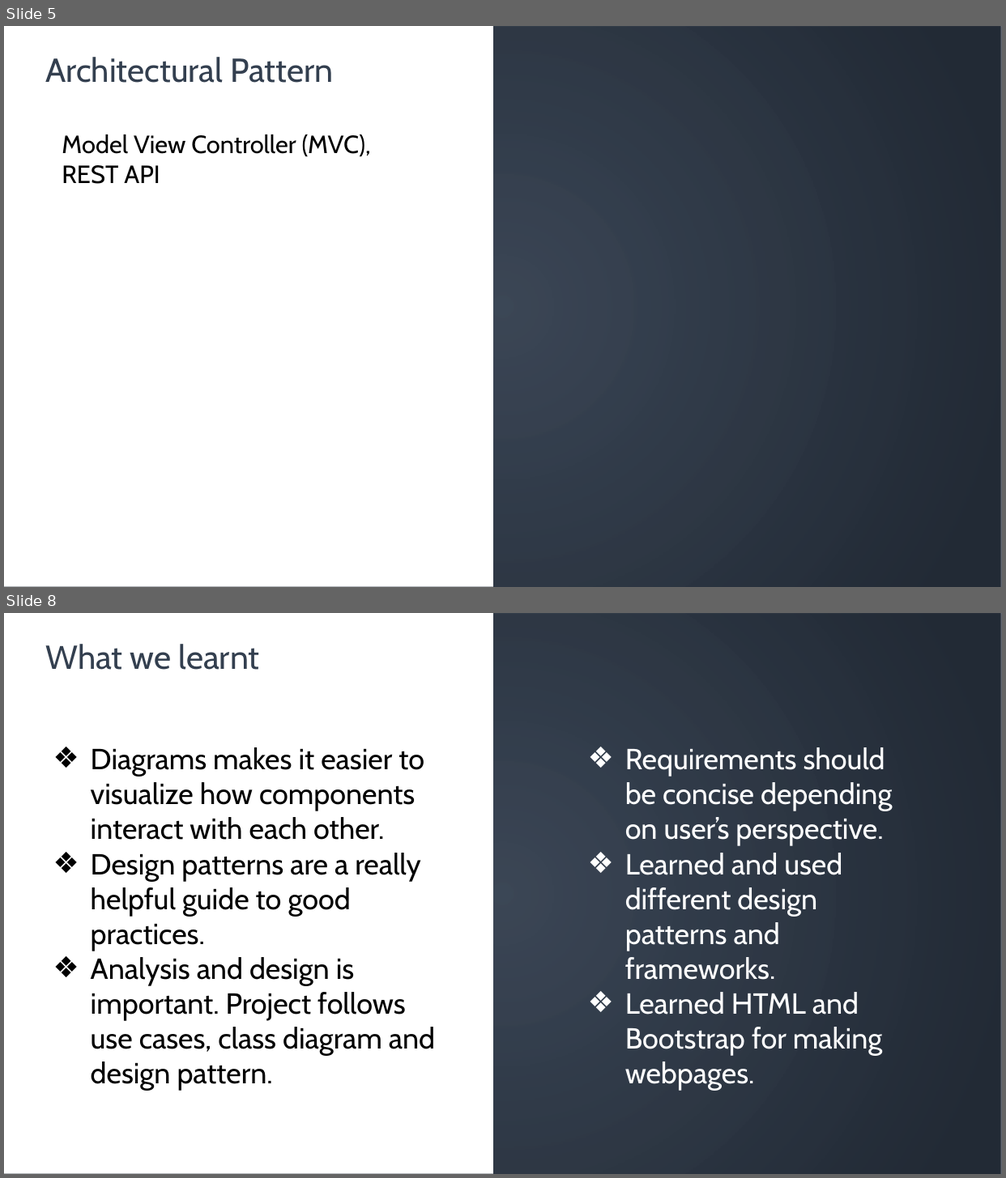
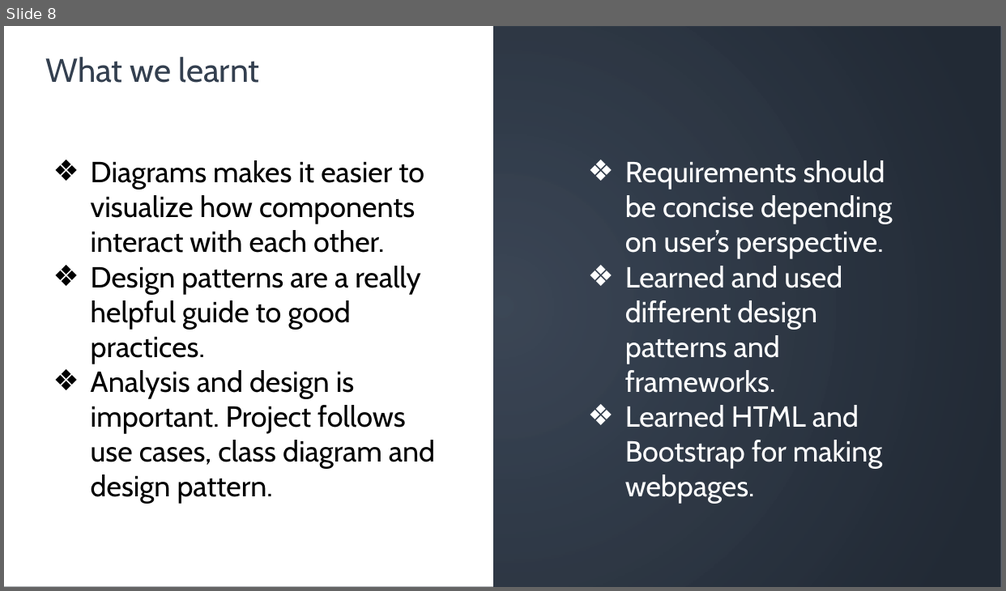
Before and after one commit to EventBuff/EventCreateAndShare, a slide deck: EventShare_Part3.pptx. Shown one above the other, each under a label of ours: slides 5 and 8 before the commit, slide 8 after it; the slides between them are not shown. The pictures are 1006x1178 and 1006x591 pixels, drawn with LibreOffice and Linux fonts; fonts in the diff are those of the drawing; background and template pictures are left out. Boxes give left, top, right and bottom in pixels: in the first picture for what was removed or moved away, otherwise in the second. Text is boxed around its words. In the diff, an @@ line names an element or a change of style, - is before the commit and + after.

```diff
--- a/EventShare_Part3.pptx
+++ b/EventShare_Part3.pptx
@@ slide 5 removed at (4,26,1002,587), background picture (left out); not listed: 2 template elements that a slide beside it also shows @@
@@ text removed at (45,57,333,83) @@
-Architectural Pattern
@@ text removed at (62,135,371,184) @@
-Model View Controller (MVC), REST API
```
Also in this commit, not shown: 2 slides changed, 2 slides added, 1 other slide removed, 2 other files.
